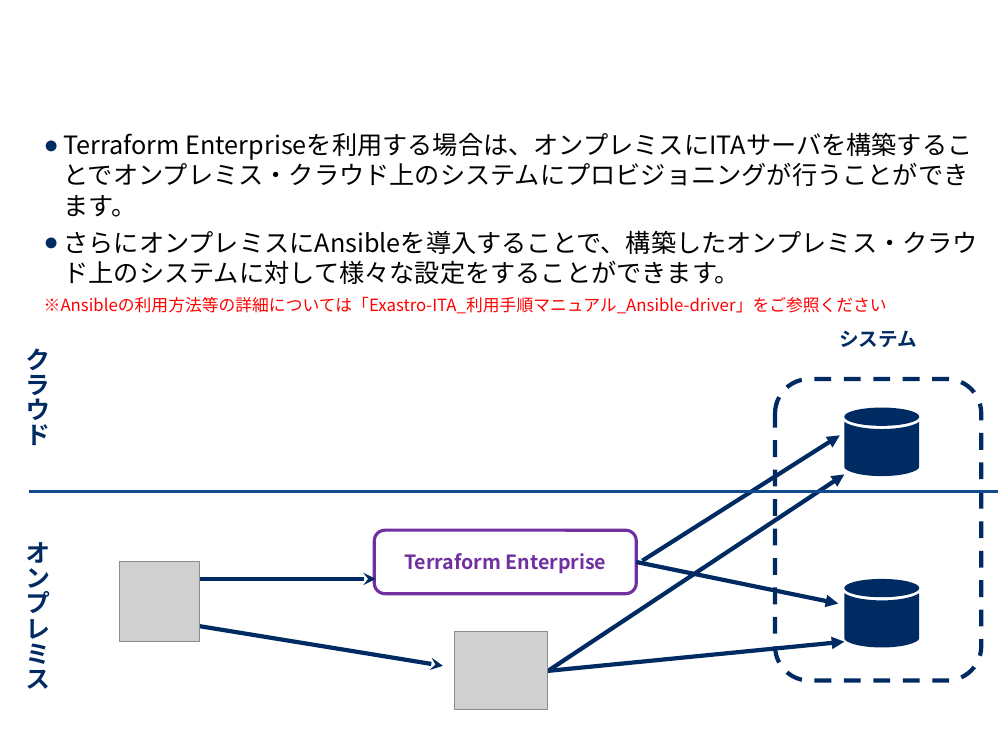
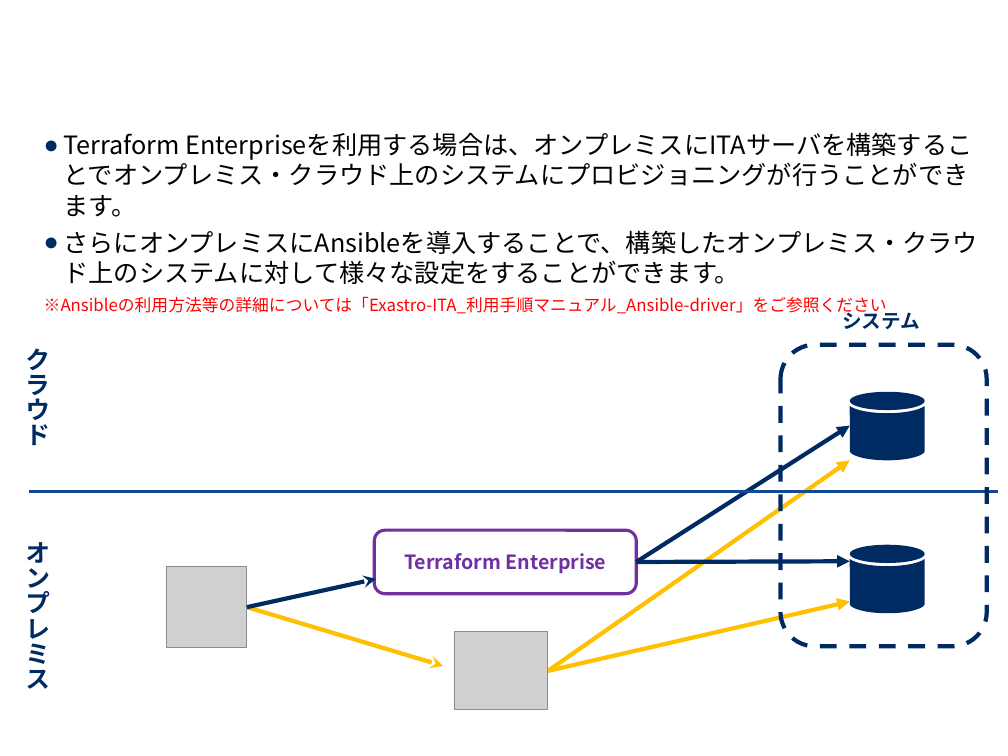
Before and after one commit to exastro-suite/it-automation-docs, a slide deck: slide 11 of asset/Learn_ja/ITA-Terraform-Driver_ja.pptx (slide 9 before the commit). Drawn at 1008x756 pixels with LibreOffice and Linux fonts; fonts in the diff are those of the drawing; grey boxes stand for pictures; background and template pictures are left out. Boxes give left, top, right and bottom in pixels: in the first picture for what was removed or moved away, otherwise in the second. Text is boxed around its words. In the diff, an @@ line names an element or a change of style, - is before the commit and + after.

```diff
--- a/asset/Learn_ja/ITA-Terraform-Driver_ja.pptx
+++ b/asset/Learn_ja/ITA-Terraform-Driver_ja.pptx
@@ text "システム" rewrapped from <box>839,330,917,347</box> to <box>842,307,920,329</box> @@
@@ rounded rectangle: place and size @@
-rounded rectangle at <box>775,379,982,680</box>
+rounded rectangle at <box>780,345,987,646</box>
@@ freeform shape: place and size @@
-freeform shape at <box>845,407,919,476</box>
+freeform shape at <box>850,392,924,461</box>
@@ arrow moved from (642, 560) - (840, 435) to (636, 562) - (850, 425) @@
@@ arrow moved from (548, 671) - (845, 475) to (548, 671) - (850, 461) @@
@@ arrow (548, 671) - (850, 461): stroke #002B62 3 pt to #FFC000 3 pt @@
@@ picture: place and size @@
-picture at <box>119,561,200,642</box>
+picture at <box>166,566,247,647</box>
@@ arrow moved from (636, 562) - (839, 604) to (636, 562) - (850, 561) @@
@@ freeform shape: place and size @@
-freeform shape at <box>845,579,919,647</box>
+freeform shape at <box>850,544,924,613</box>
@@ arrow moved from (200, 579) - (376, 579) to (247, 607) - (376, 579) @@
@@ arrow moved from (200, 626) - (443, 666) to (247, 607) - (443, 666) @@
@@ arrow (247, 607) - (443, 666): stroke #002B62 3 pt to #FFC000 3 pt @@
@@ arrow moved from (548, 671) - (845, 642) to (548, 671) - (850, 602) @@
@@ arrow (548, 671) - (850, 602): stroke #002B62 3 pt to #FFC000 3 pt @@
```
Also in this commit, not shown: 12 other slides changed, 3 slides added, 1 other file.
